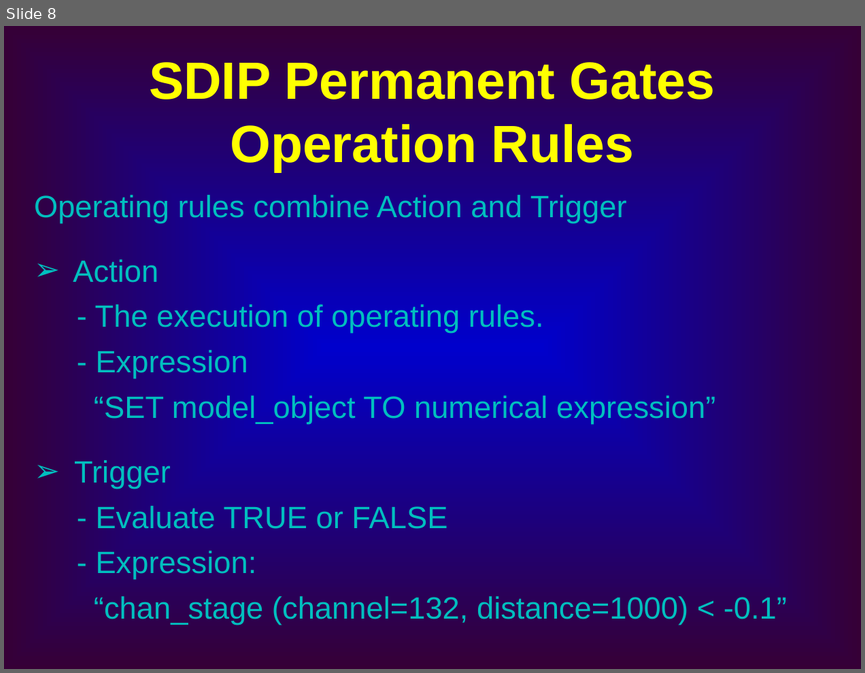
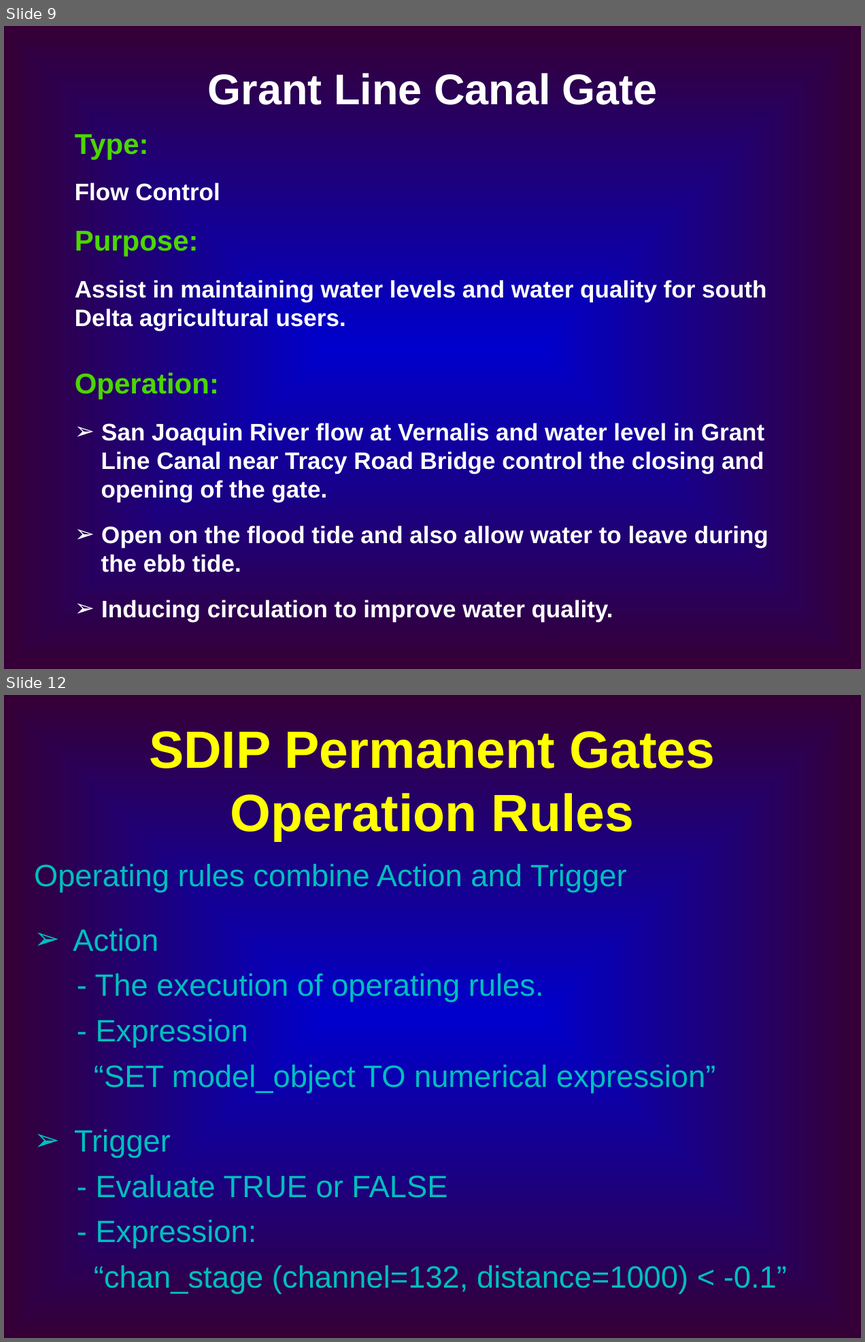
Before and after one commit to CADWRDeltaModeling/dsm2, a slide deck: dsm2/presentations/DSM2 Operting Rule.ppt. Shown one above the other, each under a label of ours: slide 8 before the commit, slides 9 and 12 after it; the slides between them are not shown. The pictures are 865x673 and 865x1342 pixels, drawn with LibreOffice and Linux fonts; fonts in the diff are those of the drawing. Boxes give left, top, right and bottom in pixels: in the first picture for what was removed or moved away, otherwise in the second. Text is boxed around its words. In the diff, an @@ line names an element or a change of style, - is before the commit and + after.

```diff
--- a/dsm2/presentations/DSM2 Operting Rule.ppt
+++ b/dsm2/presentations/DSM2 Operting Rule.ppt
@@ slide 9 added at [4, 26, 861, 669], background gradient #0000CC to #360036 @@
@@ text added at [208, 73, 657, 105], 36 pt, text #FFFFFF, bold @@
+Grant Line Canal Gate
@@ text added at [75, 134, 768, 622], 20 pt, text #FFFFFF, bold @@
+Type:
+Flow Control
+Purpose:
+Assist in maintaining water levels and water quality for south Delta agricultural users.
+Operation:
+➢ San Joaquin River flow at Vernalis and water level in Grant
+Line Canal near Tracy Road Bridge control the closing and
+opening of the gate.
+➢ Open on the flood tide and also allow water to leave during
+the ebb tide.
+➢ Inducing circulation to improve water quality.
@@ what was slide 8 is now slide 12 @@
```
Also in this commit, not shown: 9 slides changed, 4 other slides added.
